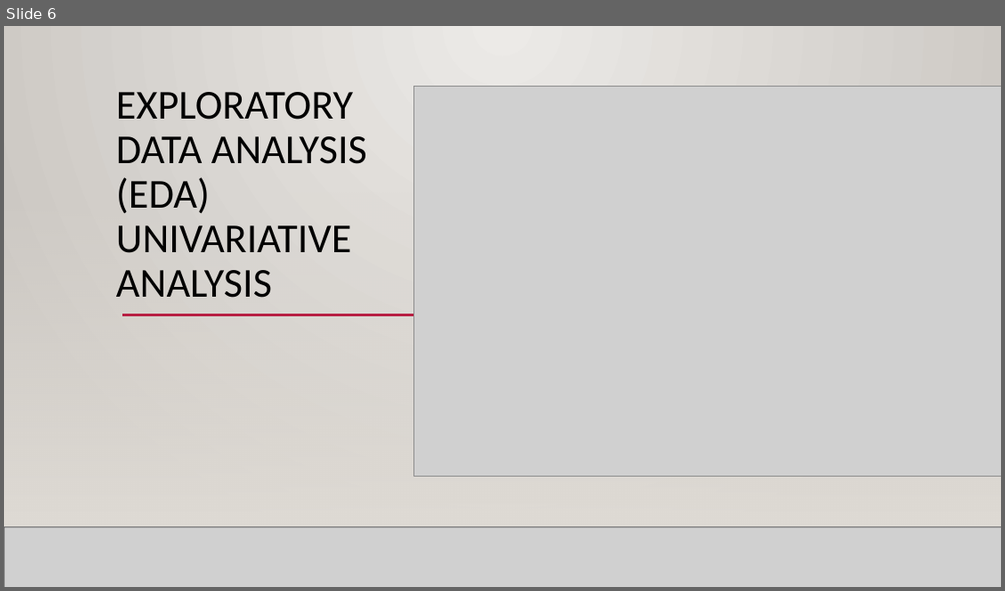
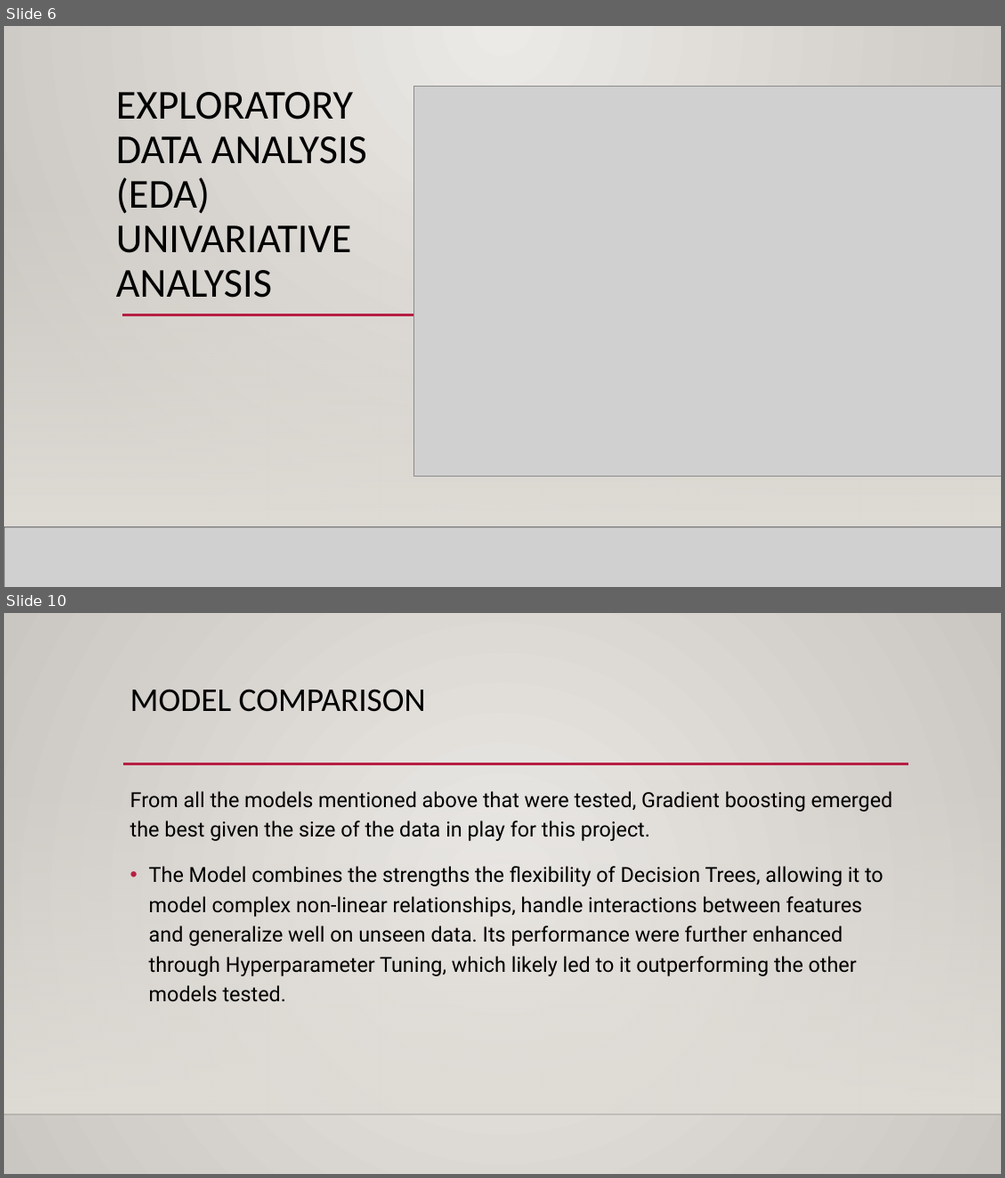
Before and after one commit to djdrjeff/phase3project_KelvinNjenga, a slide deck: Presentation1.pptx. Shown one above the other, each under a label of ours: slide 6 before the commit, slides 6 and 10 after it; the slides between them are not shown. The pictures are 1005x591 and 1005x1178 pixels, drawn with LibreOffice and Linux fonts; fonts in the diff are those of the drawing; grey boxes stand for pictures; background and template pictures are left out. Boxes give left, top, right and bottom in pixels: in the first picture for what was removed or moved away, otherwise in the second. Text is boxed around its words. In the diff, an @@ line names an element or a change of style, - is before the commit and + after.

```diff
--- a/Presentation1.pptx
+++ b/Presentation1.pptx
@@ slide 10 added at [4, 613, 1001, 1174], background gradient #ECEAE7 to #CAC7C1; not listed: 3 template elements that a slide beside it also shows @@
@@ title added at [130, 689, 426, 712], 32 pt, text #000000 @@
+MODEL COMPARISON
@@ text added at [130, 791, 893, 1002], 20 pt, text #000000 @@
+From all the models mentioned above that were tested, Gradient boosting emerged the best given the size of the data in play for this project.
+• The Model combines the strengths the flexibility of Decision Trees, allowing it to model complex non-linear relationships, handle interactions between features and generalize well on unseen data. Its performance were further enhanced through Hyperparameter Tuning, which likely led to it outperforming the other models tested.
```
Also in this commit, not shown: 6 other slides added, 1 other file.
